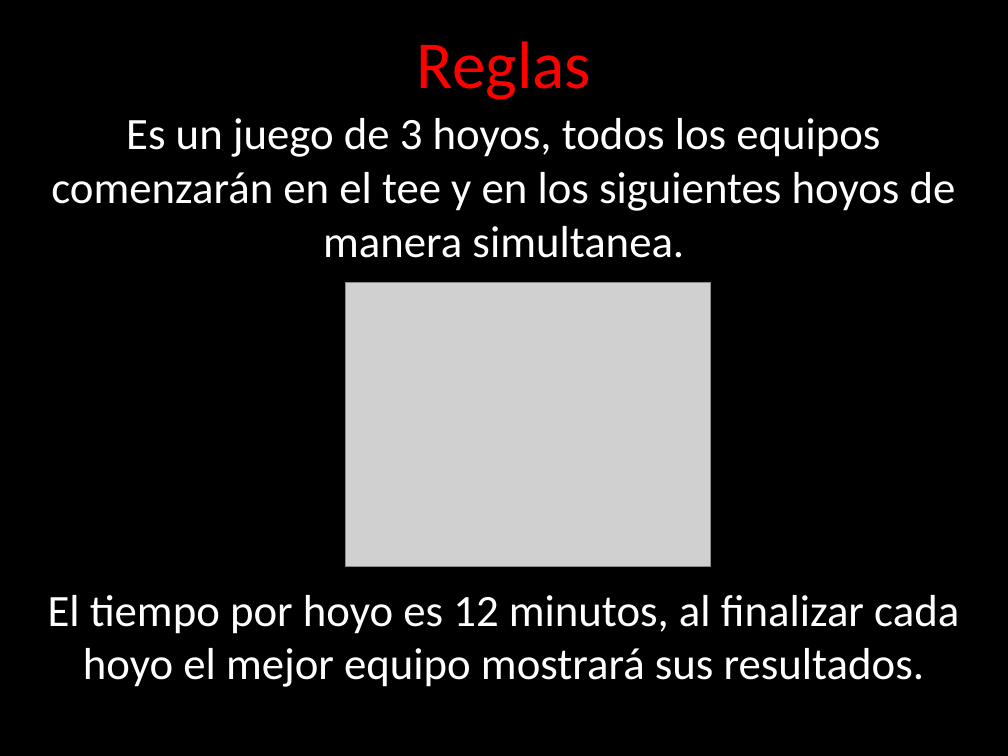
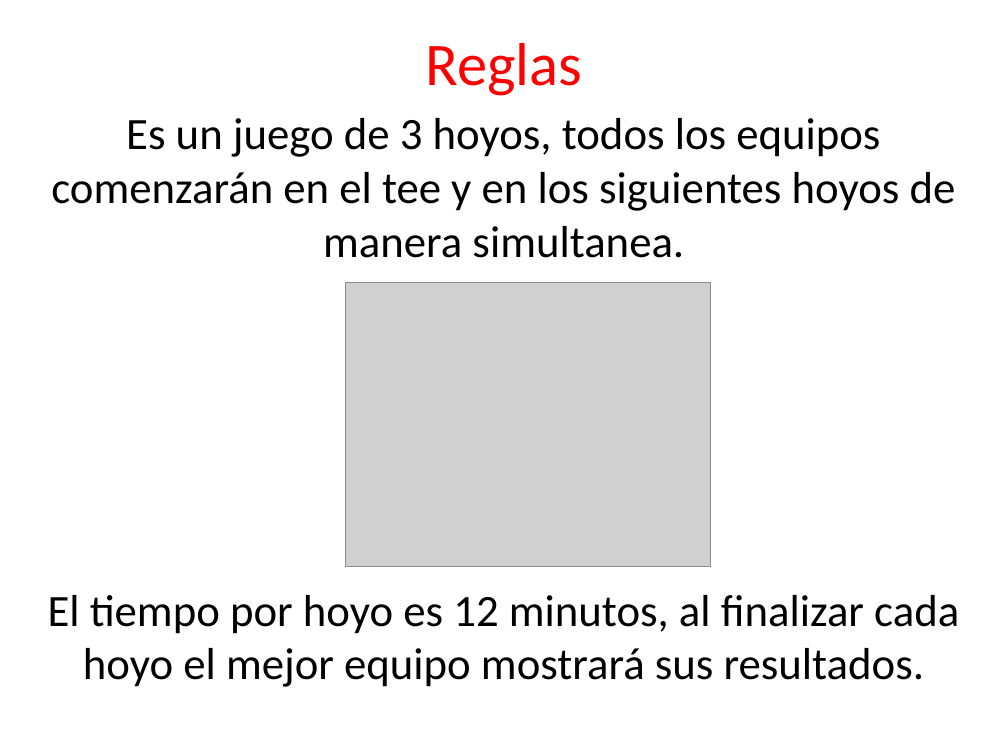
Before and after one commit to angelnunezsalazar/Refactoring-Golf, a slide deck: slide 15 of ppt/Diapositivas.pptx. Drawn at 1008x756 pixels with LibreOffice and Linux fonts; fonts in the diff are those of the drawing; grey boxes stand for pictures; background and template pictures are left out. Boxes give left, top, right and bottom in pixels: in the first picture for what was removed or moved away, otherwise in the second. Text is boxed around its words. In the diff, an @@ line names an element or a change of style, - is before the commit and + after.

Commit message:
cambio en color de las diapositivas

```diff
--- a/ppt/Diapositivas.pptx
+++ b/ppt/Diapositivas.pptx
@@ background picture (left out) to #FFFFFF @@
@@ title "Reglas" at bbox=[426, 43, 583, 96]: size 48 to 43.2 pt @@
@@ text "Es un juego de 3 ..." at bbox=[51, 118, 956, 258]: text colour #FFFFFF to #000000 @@
@@ text "El tiempo por hoyo es ..." at bbox=[48, 595, 959, 687]: text colour #FFFFFF to #000000 @@
```
Also in this commit, not shown: 21 other slides changed.
